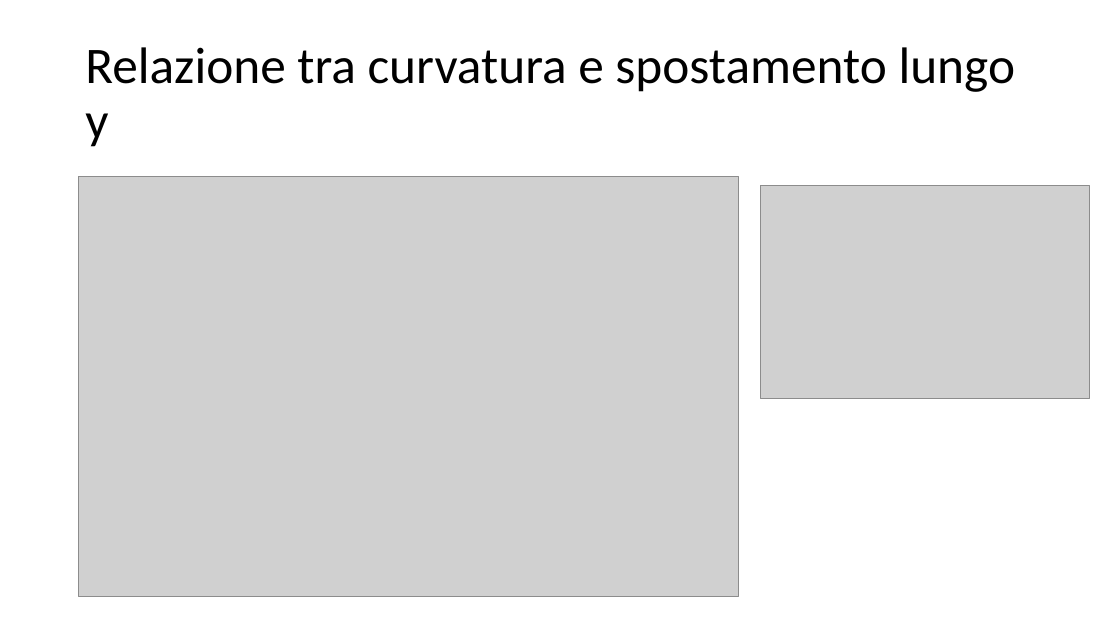
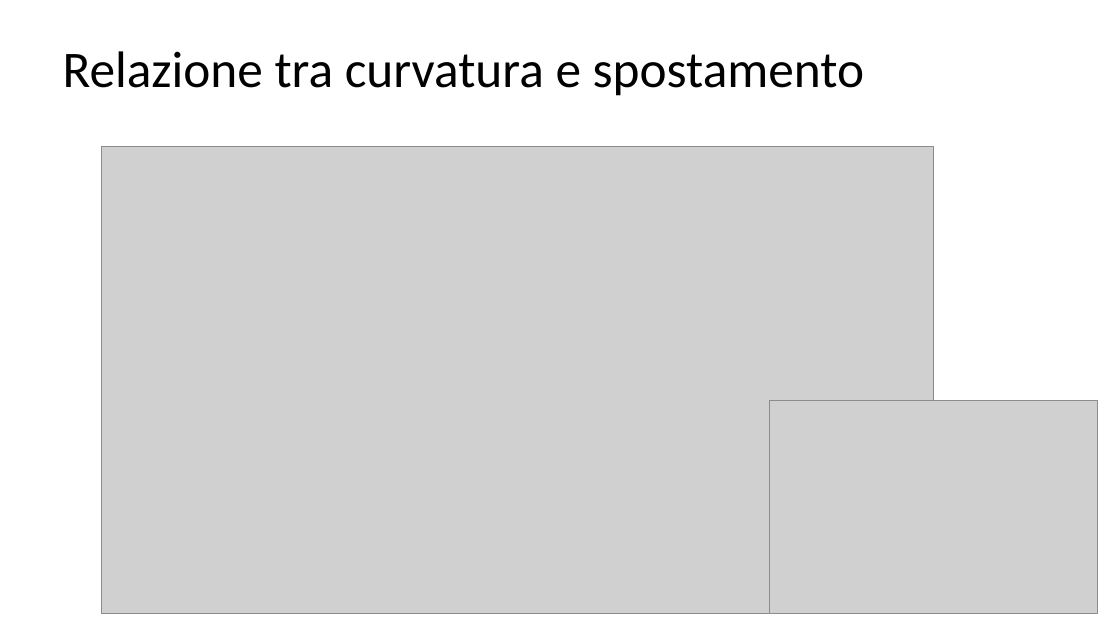
Before and after one commit to giuseppetomassetti/SdC, a slide deck: slide 10 of lezioni/H 10-13 deformazione nelle travi inflesse.pptx. Drawn at 1120x630 pixels with LibreOffice and Linux fonts; fonts in the diff are those of the drawing; grey boxes stand for pictures. Boxes give left, top, right and bottom in pixels: in the first picture for what was removed or moved away, otherwise in the second. Text is boxed around its words. In the diff, an @@ line names an element or a change of style, - is before the commit and + after.

```diff
--- a/lezioni/H 10-13 deformazione nelle travi inflesse.pptx
+++ b/lezioni/H 10-13 deformazione nelle travi inflesse.pptx
@@ title at (x1=63, y1=51, x2=865, y2=96): text changed @@
-Relazione tra curvatura e spostamento lungo y
+Relazione tra curvatura e spostamento
@@ picture resized from (x1=78, y1=176, x2=739, y2=597) to (x1=102, y1=146, x2=933, y2=614) @@
@@ picture moved from (x1=761, y1=186, x2=1090, y2=399) to (x1=770, y1=401, x2=1098, y2=614) @@
```
Also in this commit, not shown: 1 other slide changed, 13 slides added, 3 other files.
